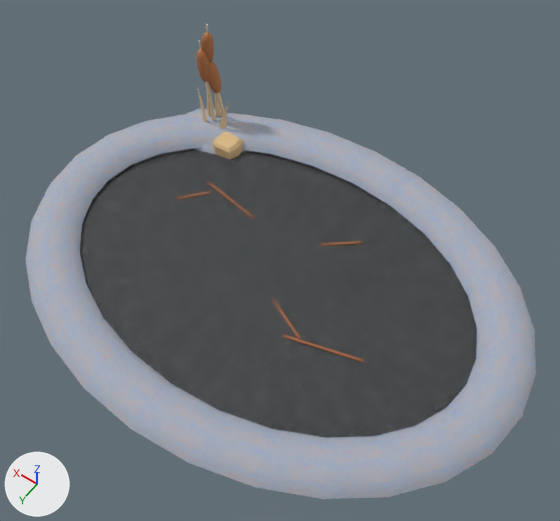
Renders of the glTF model roblox-winter-props/glb/FrozenPond.glb from each side of a commit.
One viewpoint serves both versions: a camera (50 mm lens) standing at (-7.8, 10.4, 17.6) and looking at (-0.57, 0.28, 1.71). Every picture has the same lights, and +X, +Y and +Z are marked at lower left. The picture after the commit comes second. Vertices at exactly the same position are counted once.

The first picture shows 'FrozenPond'.
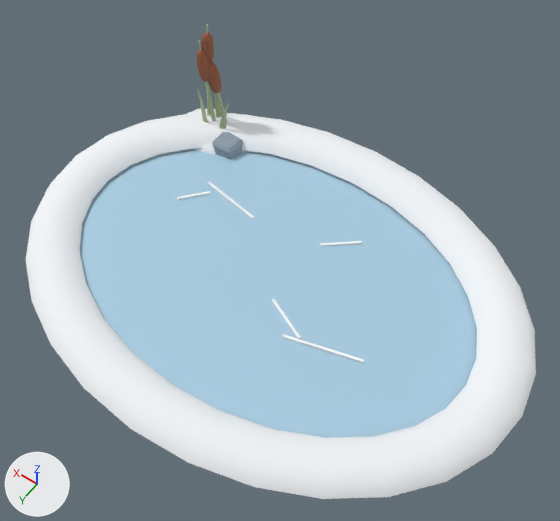
Pixel boxes [x1, y1, x2, y2] of what changed, in the pictures (560 x 521 px):
'FrozenPond', surface changed (lighter)
    both: [25, 24, 536, 499]

The change in detail:
me_frozenpond_main has 733 vertices, 1388 faces and spans x -7.6..7.6, y -5.7..5.7, z 0.0..4.3.
me_frozenpond_main is used by ob_frozenpond; location (0.0, 0.0, 0.0).
me_frozenpond_main part 1: texture (UV) coordinates of 1388 of 1388 faces, centred in x -7.4..7.4, y -5.6..5.6, z 0.0..4.3, changed; they spanned u 0.06..0.94, v 0.12..0.88 and now span u 0.03..0.47, v 0.78..0.97.
